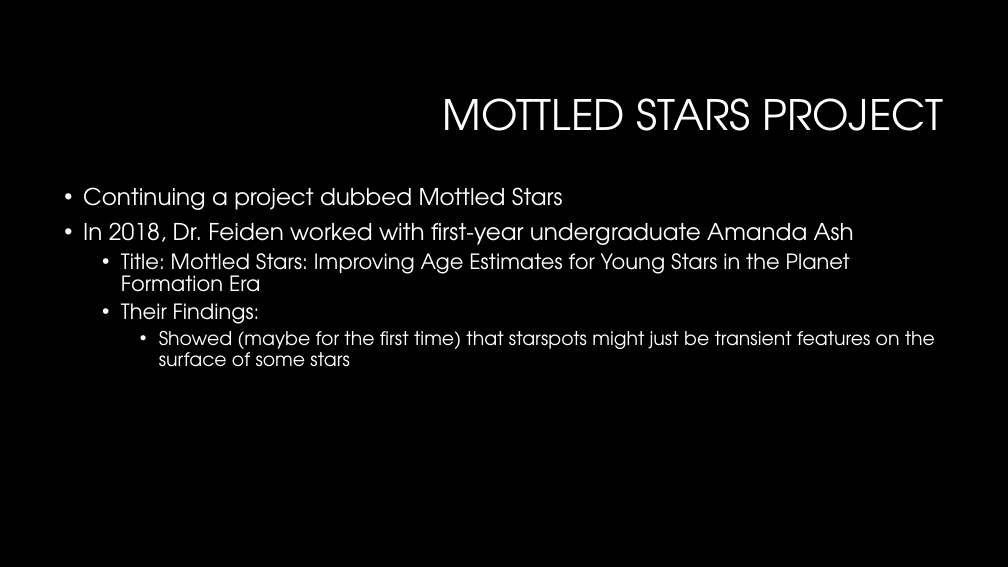
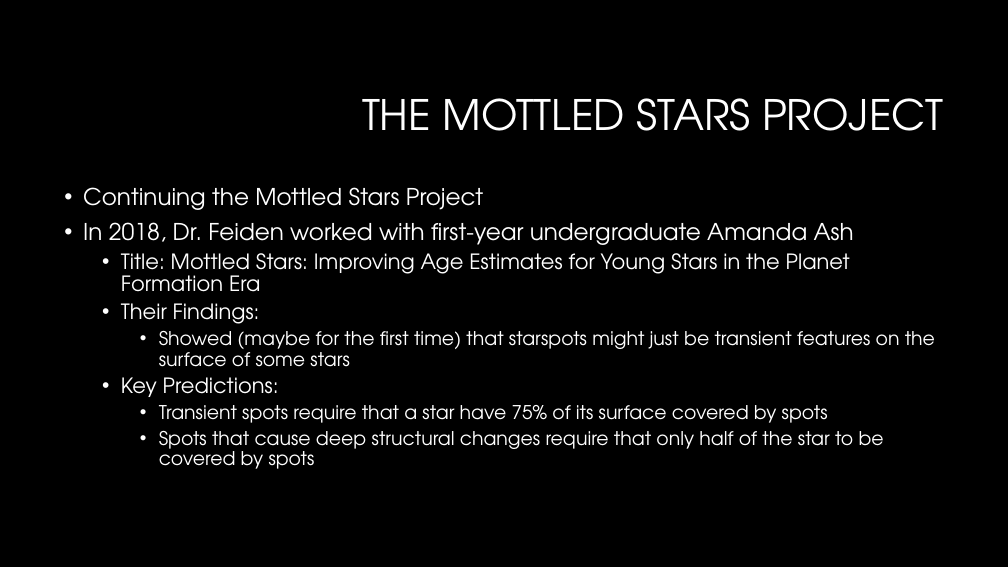
Before and after one commit to mljohn2151/ASTR-3150-GitHub, a slide deck: slide 3 of FUSE - Mottled Stars/FUSE Literature Review/Mottled Stars Literature Review.pptx (slide 4 before the commit). Drawn at 1008x567 pixels with LibreOffice and Linux fonts; fonts in the diff are those of the drawing; background and template pictures are left out. Boxes give left, top, right and bottom in pixels: in the first picture for what was removed or moved away, otherwise in the second. Text is boxed around its words. In the diff, an @@ line names an element or a change of style, - is before the commit and + after.

```diff
--- a/FUSE - Mottled Stars/FUSE Literature Review/Mottled Stars Literature Review.pptx
+++ b/FUSE - Mottled Stars/FUSE Literature Review/Mottled Stars Literature Review.pptx
@@ title at (362,98,943,131): text changed @@
-MOTTLED STARS PROJECT
+THE MOTTLED STARS PROJECT
@@ text at (83,187,483,210): text changed @@
-• Continuing a project dubbed Mottled Stars
+• Continuing the Mottled Stars Project
@@ text at (121,377,884,469): paragraphs added @@
+  • Key Predictions:
+    • Transient spots require that a star have 75% of its surface covered by spots
+    • Spots that cause deep structural changes require that only half of the star to be covered by spots
```
Also in this commit, not shown: 1 other slide changed, 1 slide removed, 1 other file.
